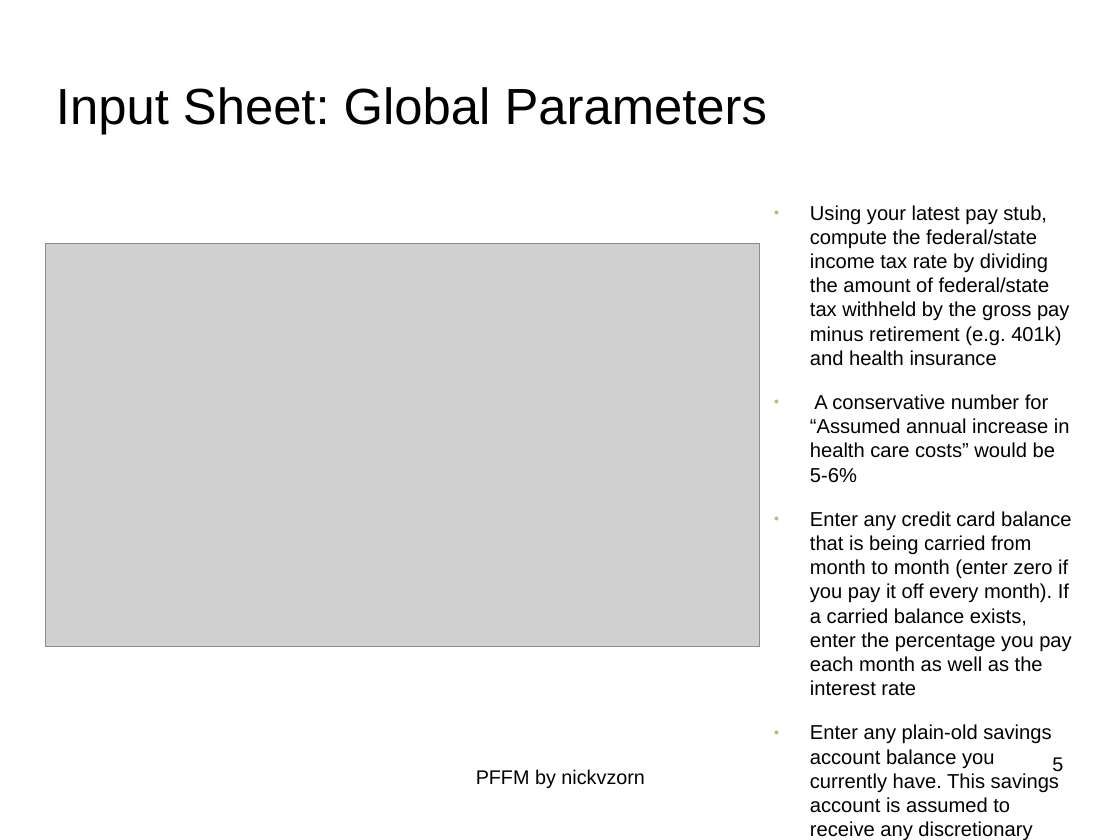
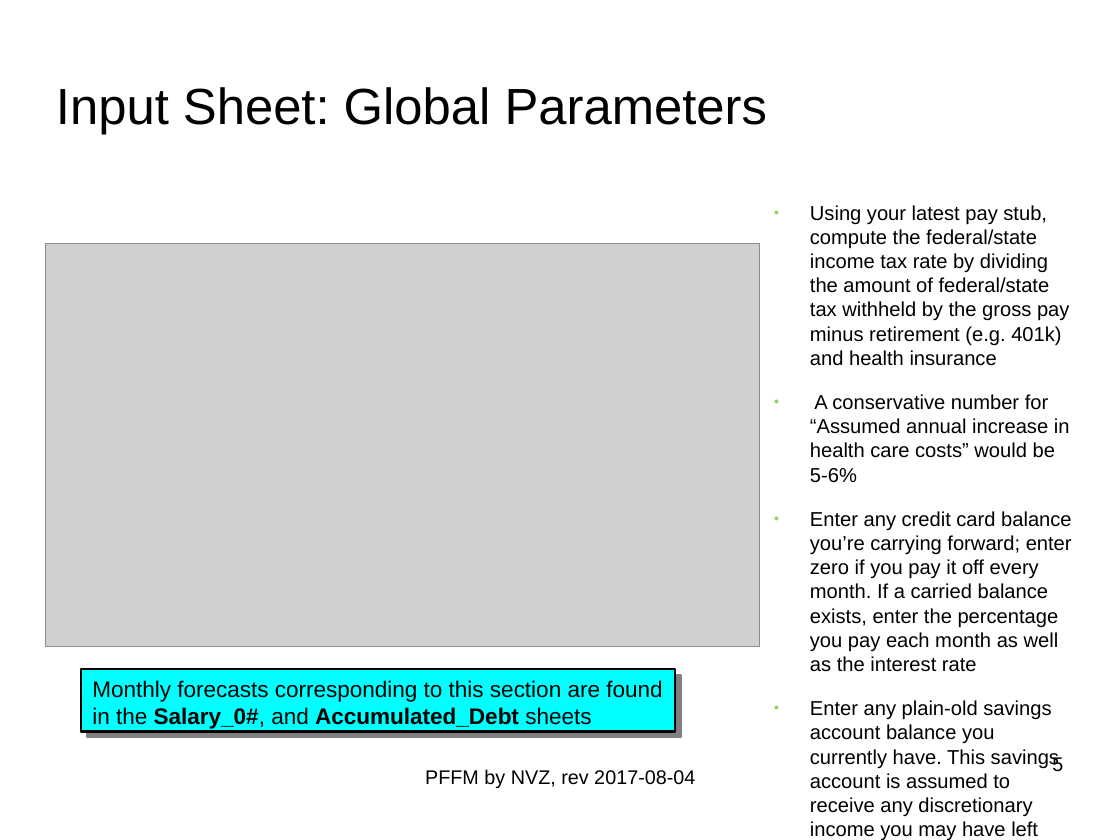
Before and after one commit to nickvzorn/financial-forecast, a slide deck: slide 5 of PFFM_Intro_and_HOWTO.odp. Drawn at 1120x840 pixels with LibreOffice and Linux fonts; fonts in the diff are those of the drawing; grey boxes stand for pictures; background and template pictures are left out. Boxes give left, top, right and bottom in pixels: in the first picture for what was removed or moved away, otherwise in the second. Text is boxed around its words. In the diff, an @@ line names an element or a change of style, - is before the commit and + after.

```diff
--- a/PFFM_Intro_and_HOWTO.odp
+++ b/PFFM_Intro_and_HOWTO.odp
@@ text at (810,511,1072,840): text changed @@
-● Enter any credit card balance that is being carried from month to month (enter zero if you pay it off every month). If a carried balance exists, enter the percentage you pay each month as well as the interest rate
-● Enter any plain-old savings account balance you currently have. This savings account is assumed to receive any discretionary income you may have left each month
+● Enter any credit card balance you’re carrying forward; enter zero if you pay it off every month. If a carried balance exists, enter the percentage you pay each month as well as the interest rate
+● Enter any plain-old savings account balance you currently have. This savings account is assumed to receive any discretionary income you may have left each month.
@@ rectangle added at (81,670,676,732), fill #00FFFF, outline #000000 1.5 pt, 16 pt, text #000000 @@
+Monthly forecasts corresponding to this section are found
+in the Salary_0#, and Accumulated_Debt sheets
@@ text at (425,769,695,788): text changed @@
-PFFM by nickvzorn
+PFFM by NVZ, rev 2017-08-04
```
Also in this commit, not shown: 11 other slides changed, 4 slides added.
